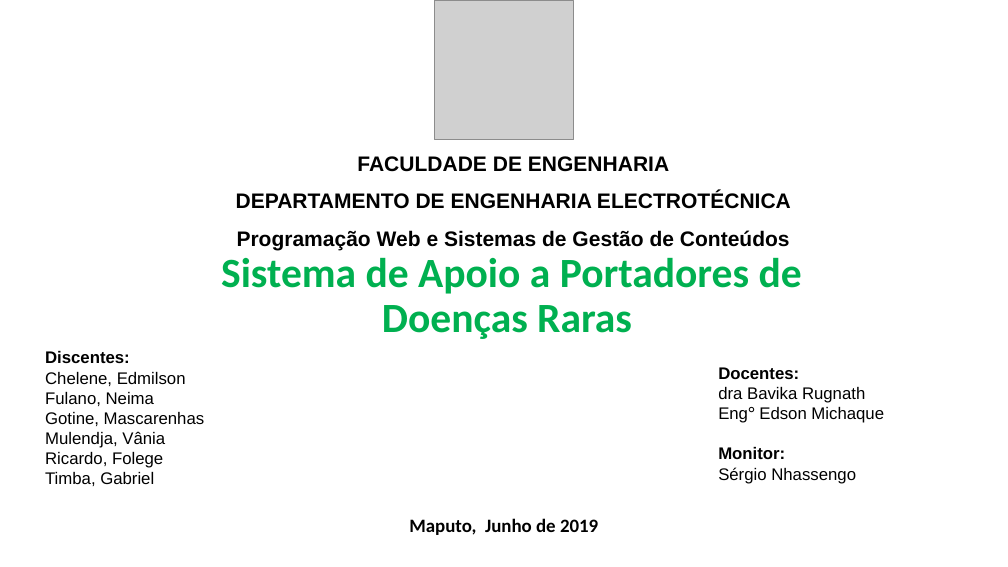
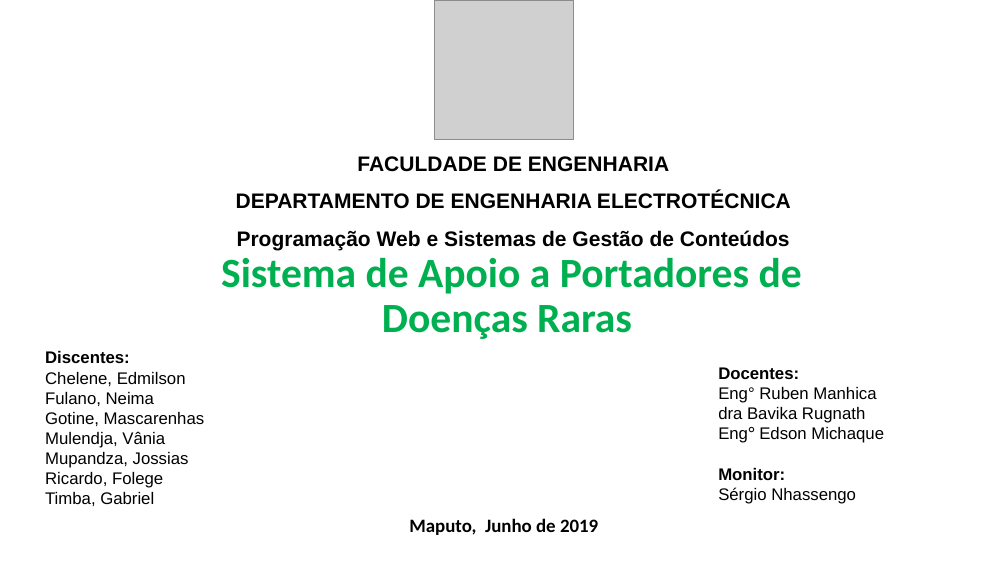
Before and after one commit to GabrielTimba/SAPDR, a slide deck: slide 1 of Apresentacao web.pptx. Drawn at 1008x567 pixels with LibreOffice and Linux fonts; fonts in the diff are those of the drawing; grey boxes stand for pictures. Boxes give left, top, right and bottom in pixels: in the first picture for what was removed or moved away, otherwise in the second. Text is boxed around its words. In the diff, an @@ line names an element or a change of style, - is before the commit and + after.

```diff
--- a/Apresentacao web.pptx
+++ b/Apresentacao web.pptx
@@ text at (718, 387, 876, 403): paragraph added @@
+Eng° Ruben Manhica
@@ text at (45, 452, 189, 468): paragraph added @@
+Mupandza, Jossias
```
